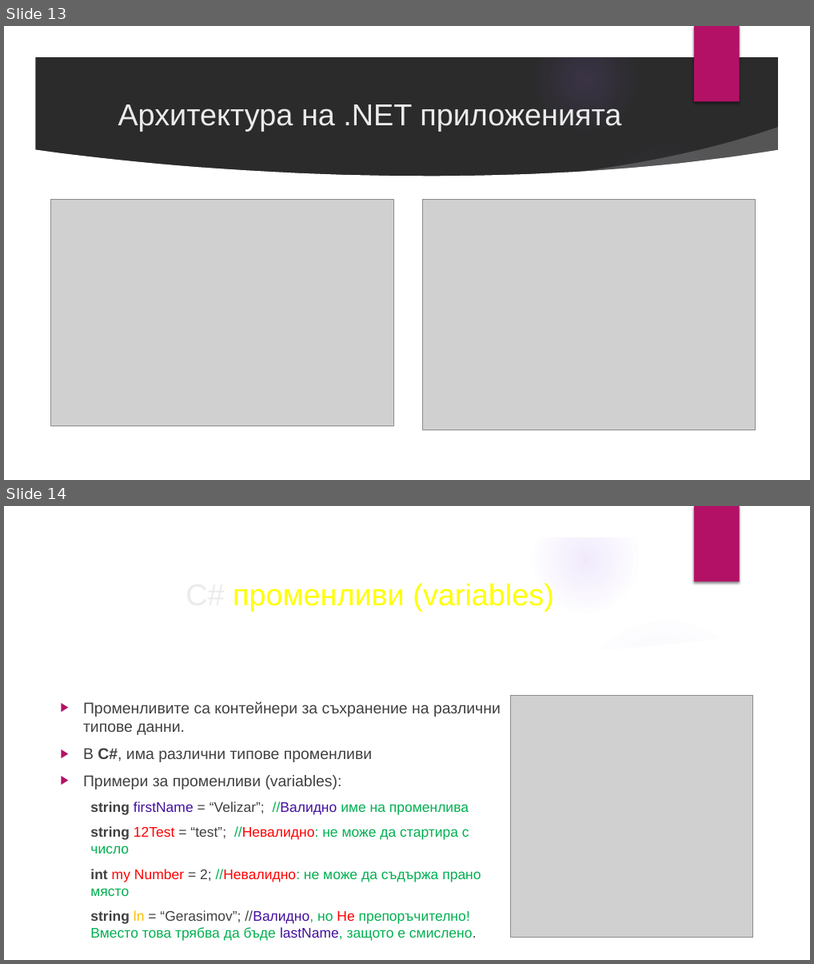
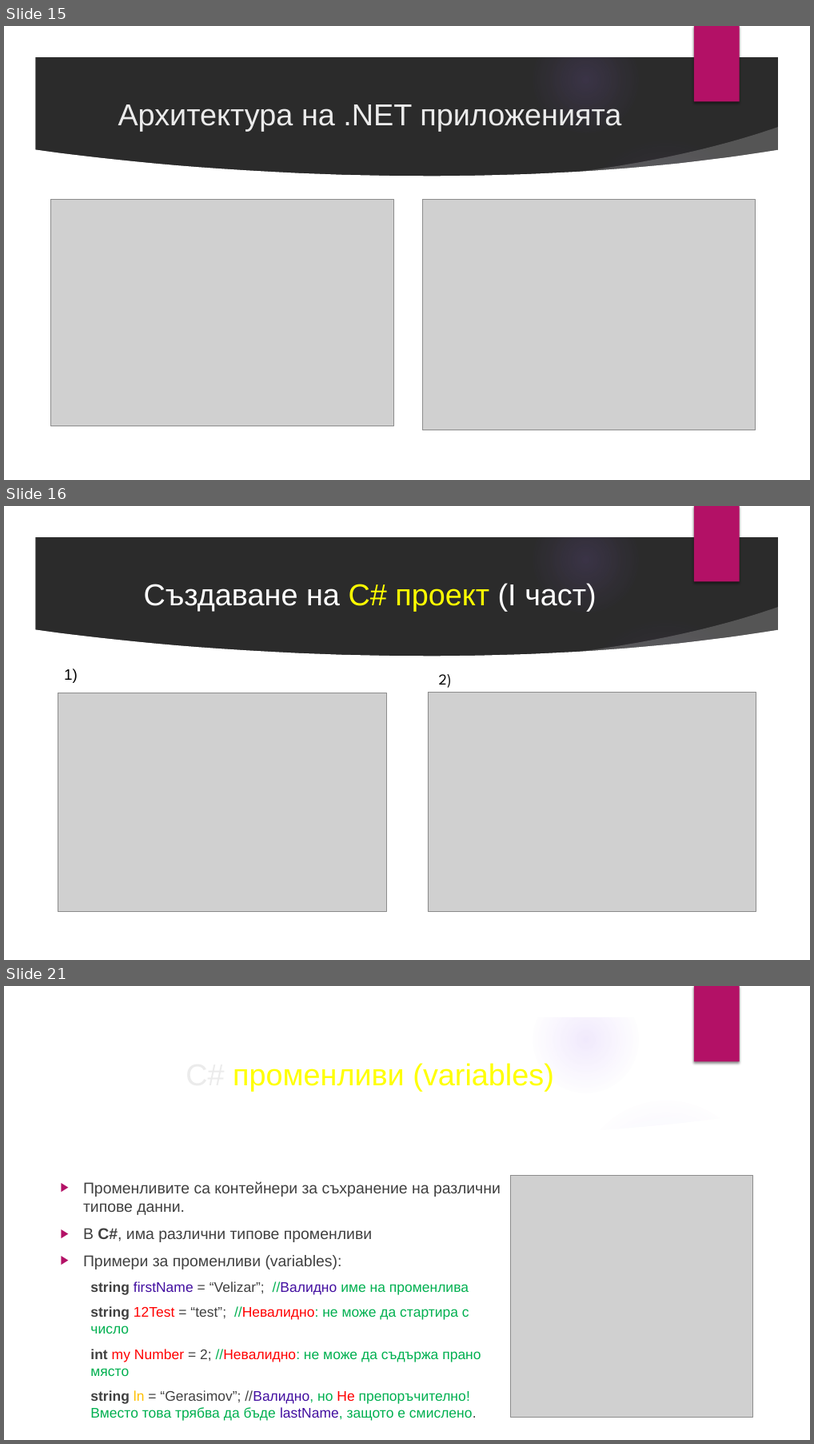
Before and after one commit to velizar92/CSharp-Programming-Presentations, a slide deck: C# Basics.pptx. Shown one above the other, each under a label of ours: slides 13 and 14 before the commit, slides 15, 16 and 21 after it; the slides between them are not shown. The pictures are 814x964 and 814x1444 pixels, drawn with LibreOffice and Linux fonts; fonts in the diff are those of the drawing; grey boxes stand for pictures; background and template pictures are left out; a plain dark background stands for a picture behind light text. Boxes give left, top, right and bottom in pixels: in the first picture for what was removed or moved away, otherwise in the second. Text is boxed around its words. In the diff, an @@ line names an element or a change of style, - is before the commit and + after.

```diff
--- a/C# Basics.pptx
+++ b/C# Basics.pptx
@@ slide 16 added at [4,506,810,960], background picture (left out); not listed: 8 template elements that a slide beside it also shows @@
@@ rectangle added at [694,506,740,582], fill #B31166 @@
@@ title added at [144,583,596,612], 36 pt, text #FFFFFF @@
+Създаване на C# проект (I част)
@@ text added at [64,668,78,683], 18 pt, text #000000 @@
+1)
@@ picture added at [58,692,387,912] @@
@@ picture added at [428,692,757,912] @@
@@ text added at [439,674,452,688], 18 pt, text #000000 @@
+2)
@@ what was slide 13 is now slide 15 @@
@@ what was slide 14 is now slide 21 @@
```
Also in this commit, not shown: 5 slides changed, 7 other slides added, 1 slide removed.
